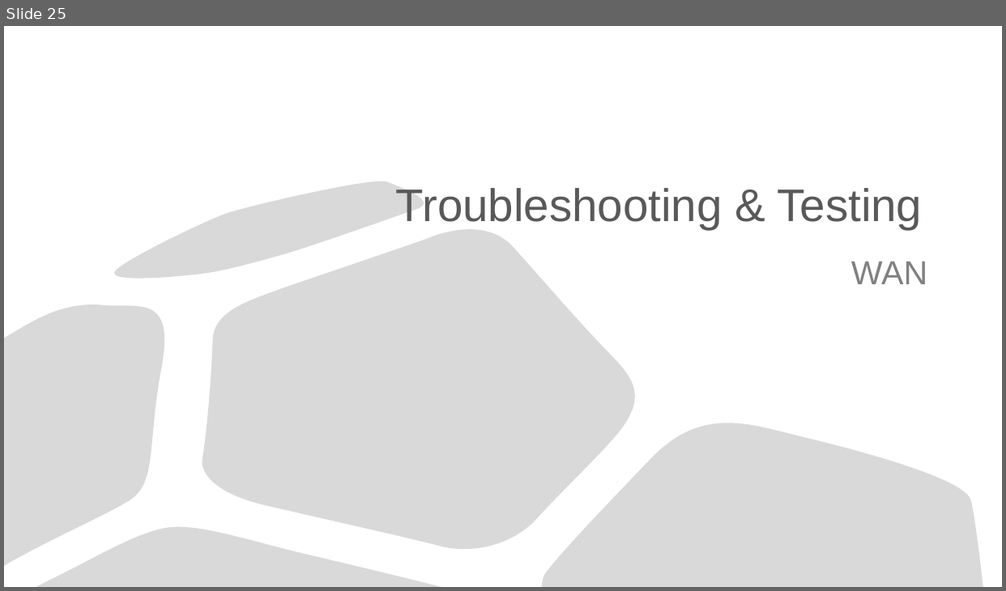
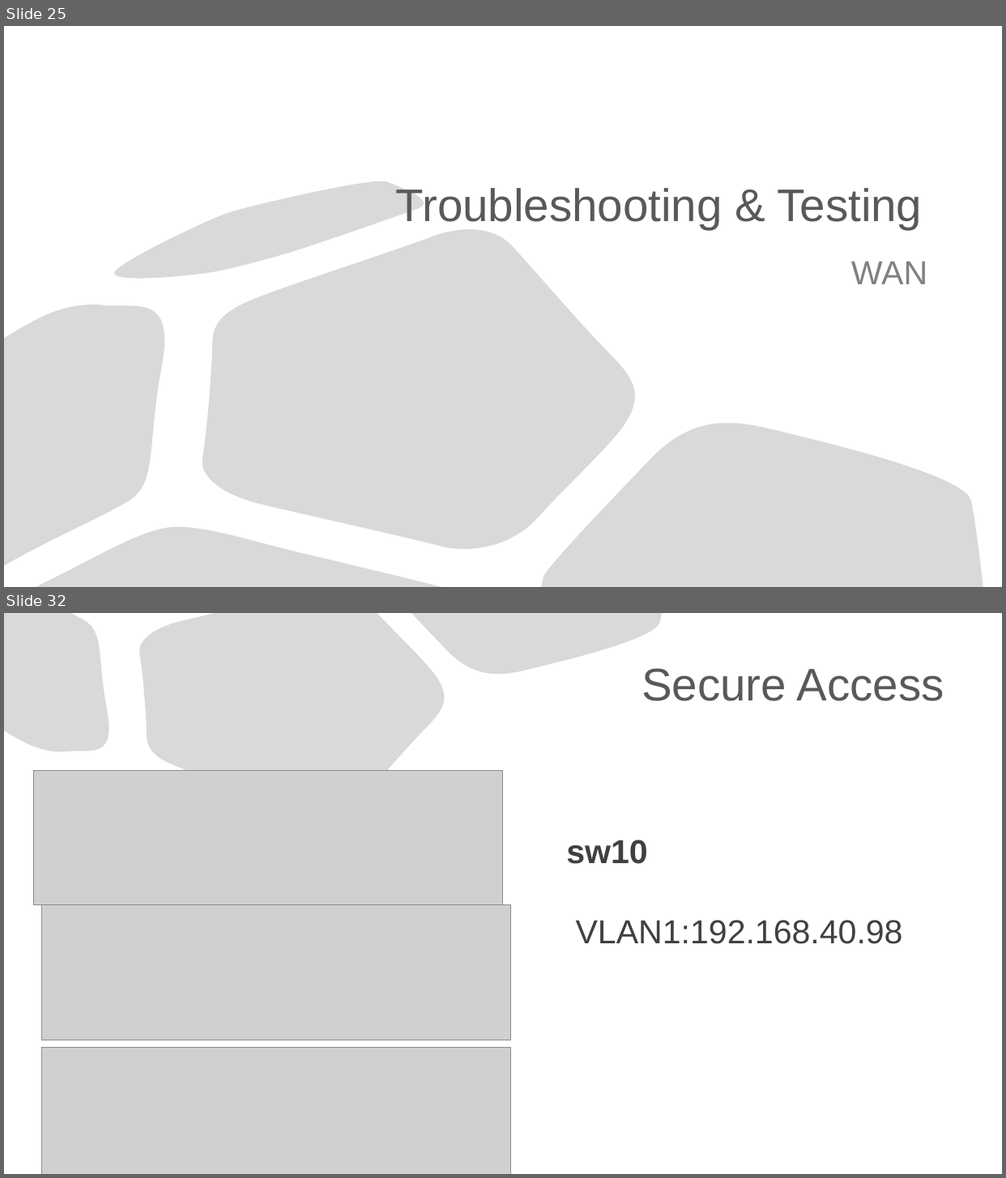
Before and after one commit to Advanced-Diploma-of-IT-Tel-Network-Eng/Assessments, a slide deck: TERM1-BLOCK1/2-ICTNWK541-Configure_Verify_Troubleshoot_WAN_links-IP_services/Assessmet_Task2/Task2/ICTNWK541 Assessment task.pptx. Shown one above the other, each under a label of ours: slide 25 before the commit, slides 25 and 32 after it; the slides between them are not shown. The pictures are 1006x591 and 1006x1178 pixels, drawn with LibreOffice and Linux fonts; fonts in the diff are those of the drawing; grey boxes stand for pictures. Boxes give left, top, right and bottom in pixels: in the first picture for what was removed or moved away, otherwise in the second. Text is boxed around its words. In the diff, an @@ line names an element or a change of style, - is before the commit and + after.

```diff
--- a/TERM1-BLOCK1/2-ICTNWK541-Configure_Verify_Troubleshoot_WAN_links-IP_services/Assessmet_Task2/Task2/ICTNWK541 Assessment task.pptx
+++ b/TERM1-BLOCK1/2-ICTNWK541-Configure_Verify_Troubleshoot_WAN_links-IP_services/Assessmet_Task2/Task2/ICTNWK541 Assessment task.pptx
@@ slide 32 added at (4,613,1002,1174), background #FFFFFF @@
@@ freeform shape added at (4,613,117,760), fill #D9D9D9, outline #000000 0.75 pt @@
@@ freeform shape added at (138,613,453,826), fill #D9D9D9, outline #000000 0.75 pt @@
@@ freeform shape added at (411,613,661,687), fill #D9D9D9, outline #000000 0.75 pt @@
@@ title added at (641,668,944,701), 44 pt, text #595959 @@
+Secure Access
@@ picture added at (34,770,503,905) @@
@@ text added at (566,840,903,944), 32 pt, text #404040 @@
+sw10
+VLAN1:192.168.40.98
@@ picture added at (41,905,511,1041) @@
@@ picture added at (41,1048,511,1174) @@
```
Also in this commit, not shown: 13 other slides added.
